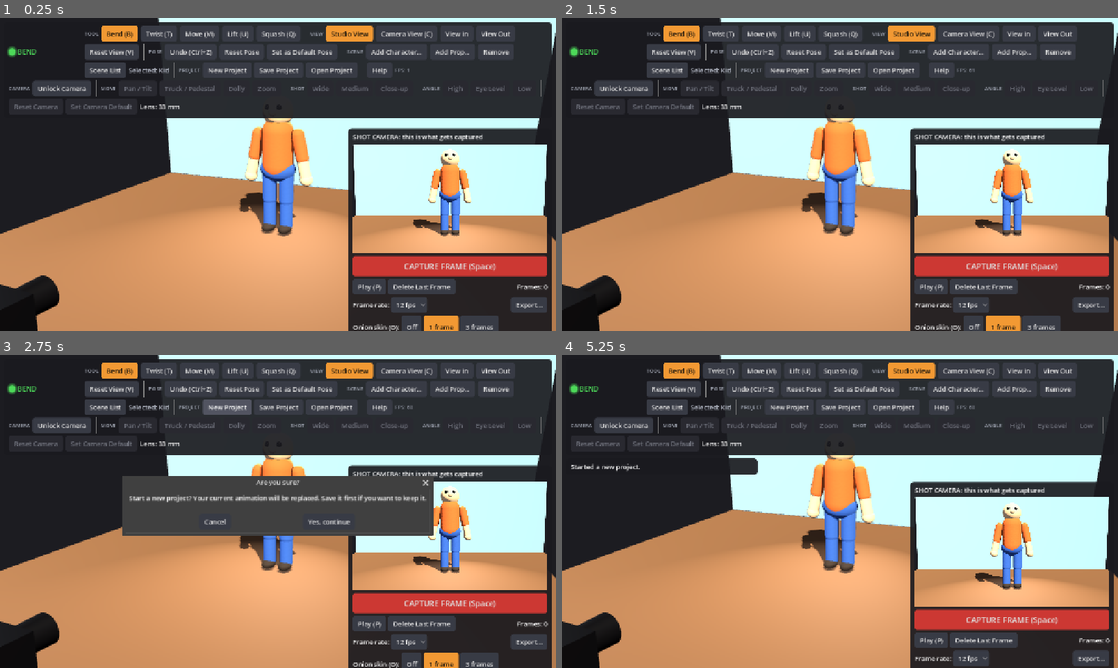
Above: before the commit, frames 1-4 (two rows, left to right).
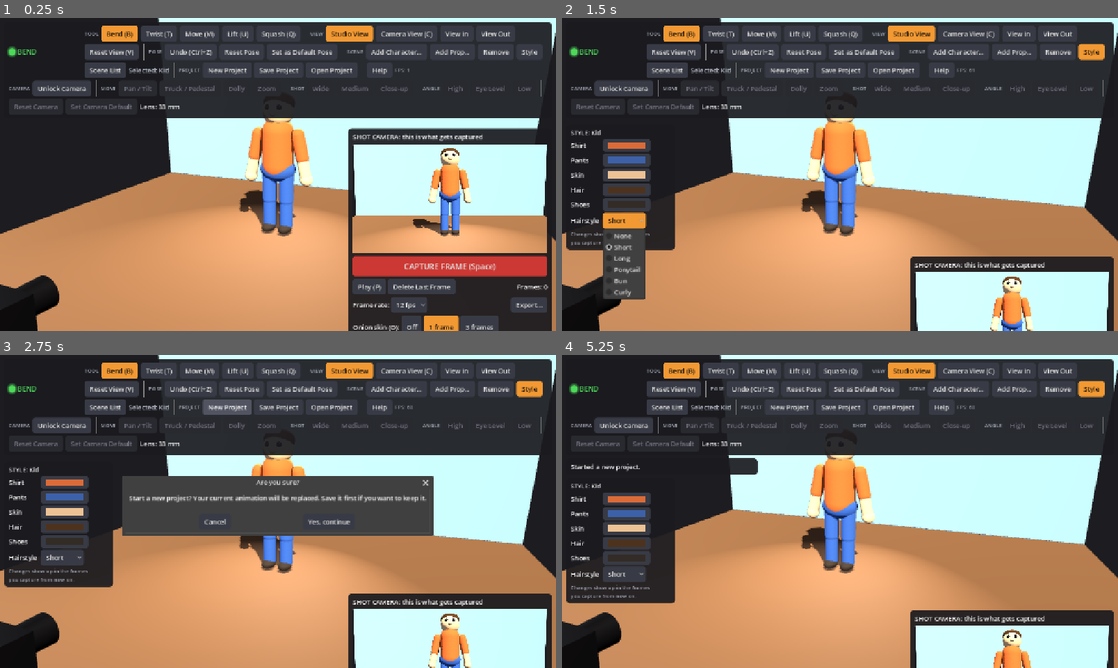
Above: after the commit, the same moments.

Repository: twalsh95/virtual-claymation-studio
Game: Godot game, scene res://scenes/main.tscn
Two runs of this game, one before a commit and one after it. Both use one fixed random seed, a clock stepped at 60 frames per second and the inputs below.
Inputs (mouse positions are in pixels of both pictures, inside the frame that each line leads up to):
- Up to frame 1 (0.25 s): no input
- Up to frame 2 (1.5 s): click (1090, 52) at 0.5 s, where only the run after the commit has a clickable "Style"; click (623, 221) at 1.25 s, where only the run after the commit has a clickable "Short"
- Up to frame 3 (2.75 s): click "New Project" at 2 s
- Up to frame 4 (5.25 s): click "New Project" at 2.75 s; click (928, 624) at 3.5 s, where only the run before the commit has a clickable "Play (P)"; click (928, 624) at 4.25 s, where only the run before the commit has a clickable "Play (P)"; click "Yes, continue" at 5 s

The runs differ from the first frame. In frame 1, 0.1% of the frame differs, in the area x 43-97%, y 10-65%; in frame 2, 22%, in the area x 0-100%, y 8-100%; in frame 3, 20%; in frame 4, 21%.

Commit message:
Work in progress

Diff:
--- a/Godot project/scripts/studio.gd
+++ b/Godot project/scripts/studio.gd
@@ -38,6 +38,16 @@
 	"ball": "Ball", "box": "Box", "goal": "Goal", "marker": "Floor Marker", "table": "Table",
 	"chair": "Chair", "cone": "Cone", "can": "Can", "plank": "Plank", "rock": "Rock",
 }
+const HAIR_STYLES := {"none": "None", "short": "Short", "long": "Long", "ponytail": "Ponytail", "bun": "Bun", "curly": "Curly"}
+# Ready-made clay colors shown first in every color picker, including a range of skin tones.
+const CLAY_PALETTE := [
+	Color(0.86, 0.2, 0.18), Color(0.95, 0.5, 0.15), Color(0.98, 0.82, 0.2), Color(0.6, 0.8, 0.25),
+	Color(0.25, 0.6, 0.32), Color(0.15, 0.6, 0.6), Color(0.45, 0.72, 0.92), Color(0.22, 0.38, 0.75),
+	Color(0.52, 0.3, 0.68), Color(0.95, 0.55, 0.7), Color(0.5, 0.32, 0.18), Color(0.82, 0.68, 0.48),
+	Color(0.95, 0.95, 0.92), Color(0.55, 0.55, 0.55), Color(0.1, 0.1, 0.11),
+	Color(0.98, 0.85, 0.72), Color(0.93, 0.76, 0.58), Color(0.8, 0.6, 0.45), Color(0.62, 0.43, 0.3),
+	Color(0.45, 0.3, 0.2), Color(0.3, 0.2, 0.14),
+]
 # Where new characters and props appear, first free spot wins.
 const SPAWN_SPOTS := [
 	Vector3(0, 0, 0), Vector3(1.0, 0, 0.4), Vector3(-1.0, 0, 0.4), Vector3(1.8, 0, -0.3),
@@ -163,6 +173,9 @@
 var selected_label: Label
 var scene_list_panel: PanelContainer
 var scene_list_box: VBoxContainer
+var style_panel: PanelContainer
+var style_box: VBoxContainer
+var style_panel_for := ""           # id of the figure the Style panel is showing.
 
 # Frame rate and export.
 var playback_fps := DEFAULT_FPS
@@ -343,12 +356,13 @@
 		"id": id, "type": type, "kind": "character" if is_character else "prop", "name": label,
 		"root": root, "body": null, "parts": [], "center": Vector3.ZERO, "height": 1.0,
 		"torso": null, "head": null, "head_center": Vector3.ZERO, "squash": 1.0, "rest_squash": 1.0,
+		"slots": {}, "colors": {}, "hair": "",
 	}
 	figures.append(figure)
 
 	match type:
 		"kid":
-			_build_humanoid(figure, 1.0, Color(0.86, 0.42, 0.22), Color(0.24, 0.38, 0.66), Color(0.93, 0.76, 0.58), "", Color.BLACK)
+			_build_humanoid(figure, 1.0, Color(0.86, 0.42, 0.22), Color(0.24, 0.38, 0.66), Color(0.93, 0.76, 0.58), "short", Color(0.3, 0.2, 0.12))
 		"man":
 			_build_humanoid(figure, 1.18, Color(0.25, 0.55, 0.35), Color(0.25, 0.25, 0.3), Color(0.8, 0.6, 0.45), "short", Color(0.25, 0.17, 0.1), 1.12)
 		"woman":
@@ -422,12 +436,15 @@
 	_add_sphere(head_part, head, Vector3(0, 0.19 * k, 0.2 * k), 0.045 * k, Vector3.ONE, skin)
 	_add_eye(head, Vector3(0.075 * k, 0.25 * k, 0.165 * k), 0.035 * k)
 	_add_eye(head, Vector3(-0.075 * k, 0.25 * k, 0.165 * k), 0.035 * k)
-	match hair_style:
-		"short":
-			_add_sphere(head_part, head, Vector3(0, 0.3 * k, -0.05 * k), 0.19 * k, Vector3(1.08, 0.75, 1.05), hair)
-		"long":
-			_add_sphere(head_part, head, Vector3(0, 0.3 * k, -0.05 * k), 0.19 * k, Vector3(1.1, 0.78, 1.08), hair)
-			_add_limb(head_part, head, Vector3(0, 0.25 * k, -0.11 * k), Vector3(0, 0.0, -0.13 * k), 0.15 * k, hair)
+	# Hair lives in its own node so the hairstyle can be swapped later.
+	var hair_node := Node3D.new()
+	hair_node.name = "Hair"
+	head.add_child(hair_node)
+	figure["k"] = k
+	figure["head_part"] = head_part
+	figure["hair_node"] = hair_node
+	figure["hair"] = hair_style
+	_build_hair(figure, hair_style, hair)
 
 	figure["torso"] = torso
 	figure["head"] = head
@@ -456,19 +473,25 @@
 		_add_limb(shin, knee, Vector3.ZERO, Vector3(0, -0.36 * k, 0), 0.09 * k, pants)
 		_add_sphere(shin, knee, Vector3(0, -0.4 * k, 0.05 * k), 0.1 * k, Vector3(0.9, 0.55, 1.4), shoes)
 
-
-## Four-legged animals: Dog, Cat. The body runs front-to-back; each leg has two parts.
+	_register_slots(figure, {"Shirt": shirt, "Pants": pants, "Skin": skin, "Hair": hair, "Shoes": shoes})
+
+
+## Four-legged animals: Dog, Cat. The body runs front-to-back in two sections (hips and chest)
+## joined in the middle, so the back can arch, curl, and twist. Each leg has two parts.
 func _build_quadruped(figure: Dictionary, length: float, height: float, fur: Color, muzzle: Color, ears: Color, ear_style: String, tall_tail: bool) -> void:
 	var root: Node3D = figure["root"]
 	var r := height * 0.42
 	var leg := height * 0.4
 
-	var body := _make_joint(root, "Body", Vector3(0, height, 0), Vector3.ZERO)
-	var body_part := _new_part(figure, "Body (whole body)", body)
-	_add_limb(body_part, body, Vector3(0, 0, -length * 0.5), Vector3(0, 0, length * 0.5), r, fur)
+	var body := _make_joint(root, "Hips", Vector3(0, height, 0), Vector3.ZERO)
+	var body_part := _new_part(figure, "Hips (whole body)", body)
+	_add_limb(body_part, body, Vector3.ZERO, Vector3(0, 0, -length * 0.5), r, fur)
+	var chest := _make_joint(body, "Chest", Vector3.ZERO, Vector3.ZERO)
+	var chest_part := _new_part(figure, "Chest", chest)
+	_add_limb(chest_part, chest, Vector3.ZERO, Vector3(0, 0, length * 0.5), r * 1.05, fur)
 
 	var hr := r * 0.95
-	var head := _make_joint(body, "Head", Vector3(0, r * 0.6, length * 0.5), Vector3.ZERO)
+	var head := _make_joint(chest, "Head", Vector3(0, r * 0.6, length * 0.5), Vector3.ZERO)
 	var head_part := _new_part(figure, "Head", head)
 	head_part["tip"] = Vector3(0, hr * 0.7, hr * 1.5)
 	_add_sphere(head_part, head, Vector3(0, hr * 0.7, hr * 0.5), hr, Vector3.ONE, fur)
@@ -482,7 +505,7 @@
 			_add_sphere(head_part, head, Vector3(hr * 0.85 * s, hr * 0.85, hr * 0.35), hr * 0.42, Vector3(0.45, 1.25, 0.8), ears)
 		else:
 			_add_cone(head_part, head, Vector3(hr * 0.55 * s, hr * 1.55, hr * 0.4), hr * 0.32, hr * 0.6, ears)
-	figure["torso"] = body
+	figure["torso"] = chest
 	figure["head"] = head
 	figure["head_center"] = Vector3(0, hr * 0.7, hr * 0.5)
 	figure["height"] = height + hr * 1.6
@@ -493,7 +516,9 @@
 		for side_value in [1.0, -1.0]:
 			var s: float = side_value
 			var leg_name: String = "%s %s" % [end_name, "Left" if s > 0.0 else "Right"]
-			var hip := _make_joint(body, leg_name.replace(" ", "") + "Hip", Vector3(r * 0.55 * s, -r * 0.3, length * 0.38 * f), Vector3.ZERO)
+			# Front legs hang from the chest, back legs from the hips.
+			var leg_parent: Node3D = chest if f > 0.0 else body
+			var hip := _make_joint(leg_parent, leg_name.replace(" ", "") + "Hip", Vector3(r * 0.55 * s, -r * 0.3, length * 0.38 * f), Vector3.ZERO)
 			var upper := _new_part(figure, leg_name + " Leg", hip)
 			_add_limb(upper, hip, Vector3.ZERO, Vector3(0, -leg, 0), r * 0.32, fur)
 			var knee := _make_joint(hip, leg_name.replace(" ", "") + "Knee", Vector3(0, -leg, 0), Vector3.ZERO)
@@ -505,6 +530,8 @@
 	var tail_part := _new_part(figure, "Tail", tail)
 	var tail_end := Vector3(0, height * 0.9, -height * 0.3) if tall_tail else Vector3(0, height * 0.35, -height * 0.45)
 	_add_limb(tail_part, tail, Vector3.ZERO, tail_end, r * (0.14 if tall_tail else 0.18), fur)
+
+	_register_slots(figure, {"Fur": fur, "Muzzle": muzzle, "Ears": ears})
 
 
 ## Props are one solid piece. Their meshes sit inside a "Body" node that squashes and stretches.
@@ -568,6 +595,11 @@
 			figure["center"] = Vector3(0, 0.13, 0)
 	var center: Vector3 = figure["center"]
 	figure["height"] = maxf(center.y * 2.0, 0.3)
+	# A prop has one Color that paints every clay piece of it.
+	var materials: Array = part["materials"]
+	var first: StandardMaterial3D = materials[0]
+	figure["slots"] = {"Color": materials.duplicate()}
+	figure["colors"] = {"Color": first.albedo_color}
 
 
 func _make_joint(parent: Node3D, joint_name: String, pos: Vector3, rot_deg: Vector3) -> Node3D:
@@ -720,6 +752,186 @@
 		body.scale = _squash_scale(amount)
 
 
+## Groups a figure's clay materials by what they paint (Shirt, Skin, Fur, ...), using the colors it was built with.
+func _register_slots(figure: Dictionary, slot_colors: Dictionary) -> void:
+	var slots := {}
+	for slot in slot_colors:
+		slots[slot] = []
+	for part in figure["parts"]:
+		for mat_value in part["materials"]:
+			var mat: StandardMaterial3D = mat_value
+			for slot in slot_colors:
+				if mat.albedo_color.is_equal_approx(slot_colors[slot]):
+					slots[slot].append(mat)
+					break
+	figure["slots"] = slots
+	figure["colors"] = slot_colors.duplicate()
+
+
+func _set_figure_color(figure: Dictionary, slot: String, color: Color) -> void:
+	var slots: Dictionary = figure["slots"]
+	if not slots.has(slot):
+		return
+	figure["colors"][slot] = color
+	for mat_value in slots[slot]:
+		var mat: StandardMaterial3D = mat_value
+		mat.albedo_color = color
+
+
+## Builds one hairstyle inside the head's Hair node. Hair is part of the head, so it moves with it.
+func _build_hair(figure: Dictionary, style: String, color: Color) -> void:
+	var k: float = figure["k"]
+	var head_part: Dictionary = figure["head_part"]
+	var hair_node: Node3D = figure["hair_node"]
+	match style:
+		"short":
+			_add_sphere(head_part, hair_node, Vector3(0, 0.3 * k, -0.05 * k), 0.19 * k, Vector3(1.08, 0.75, 1.05), color)
+		"long":
+			_add_sphere(head_part, hair_node, Vector3(0, 0.3 * k, -0.04 * k), 0.2 * k, Vector3(1.12, 0.8, 1.1), color)
+			# Hair falls on both sides of the face to the shoulders, so it reads as long from the front.
+			for lock_side in [1.0, -1.0]:
+				var ls: float = lock_side
+				_add_limb(head_part, hair_node, Vector3(0.17 * k * ls, 0.27 * k, -0.03 * k), Vector3(0.19 * k * ls, -0.06 * k, -0.06 * k), 0.065 * k, color)
+			# The back of the hair falls past the shoulders.
+			_add_limb(head_part, hair_node, Vector3(0, 0.26 * k, -0.12 * k), Vector3(0, -0.14 * k, -0.2 * k), 0.15 * k, color)
+		"ponytail":
+			_add_sphere(head_part, hair_node, Vector3(0, 0.3 * k, -0.05 * k), 0.19 * k, Vector3(1.08, 0.75, 1.05), color)
+			_add_sphere(head_part, hair_node, Vector3(0, 0.29 * k, -0.2 * k), 0.06 * k, Vector3.ONE, color)
+			_add_limb(head_part, hair_node, Vector3(0, 0.27 * k, -0.24 * k), Vector3(0, 0.02 * k, -0.3 * k), 0.07 * k, color)
+		"bun":
+			_add_sphere(head_part, hair_node, Vector3(0, 0.3 * k, -0.05 * k), 0.19 * k, Vector3(1.08, 0.75, 1.05), color)
+			_add_sphere(head_part, hair_node, Vector3(0, 0.43 * k, -0.12 * k), 0.1 * k, Vector3.ONE, color)
+		"curly":
+			_add_sphere(head_part, hair_node, Vector3(0, 0.33 * k, -0.1 * k), 0.25 * k, Vector3(1.1, 0.85, 1.0), color)
+	# When restyling later, the new hair joins the Hair color slot.
+	var slots: Dictionary = figure["slots"]
+	if slots.has("Hair"):
+		for child in hair_node.get_children():
+			var mi := child as MeshInstance3D
+			if mi != null and not slots["Hair"].has(mi.material_override):
+				slots["Hair"].append(mi.material_override)
+
+
+## Swaps a person's hairstyle, keeping the hair color.
+func _set_hair(figure: Dictionary, style: String) -> void:
+	if not figure.has("hair_node") or figure["hair"] == style:
+		return
+	var head_part: Dictionary = figure["head_part"]
+	var hair_node: Node3D = figure["hair_node"]
+	var slots: Dictionary = figure["slots"]
+	var head_materials: Array = head_part["materials"]
+	for child in hair_node.get_children():
+		var mi := child as MeshInstance3D
+		if mi != null:
+			head_materials.erase(mi.material_override)
+			if slots.has("Hair"):
+				slots["Hair"].erase(mi.material_override)
+	var kept_shapes: Array = []
+	for shape in head_part["shapes"]:
+		var shape_mesh: Node = shape[0]
+		if shape_mesh.get_parent() != hair_node:
+			kept_shapes.append(shape)
+	head_part["shapes"] = kept_shapes
+	for child in hair_node.get_children():
+		child.free()
+	figure["hair"] = style
+	_build_hair(figure, style, figure["colors"].get("Hair", Color(0.2, 0.15, 0.1)))
+
+
+func _figure_style(figure: Dictionary) -> Dictionary:
+	return {"colors": (figure["colors"] as Dictionary).duplicate(), "hair": figure["hair"]}
+
+
+func _apply_style(figure: Dictionary, style: Dictionary) -> void:
+	var colors: Dictionary = style.get("colors", {})
+	for slot in colors:
+		var current: Color = figure["colors"].get(slot, Color.BLACK)
+		var wanted: Color = colors[slot]
+		if not current.is_equal_approx(wanted):
+			_set_figure_color(figure, str(slot), wanted)
+	var hair := str(style.get("hair", ""))
+	if hair != "" and figure.has("hair_node"):
+		_set_hair(figure, hair)
+
+
+## The Style panel: color buttons for the selected figure, and a hairstyle menu for people.
+func _refresh_style_panel(force: bool = false) -> void:
+	if style_box == null or not style_panel.visible:
+		return
+	var showing := "" if selected_figure.is_empty() else str(selected_figure["id"])
+	if showing == style_panel_for and not force:
+		return
+	style_panel_for = showing
+	for child in style_box.get_children():
+		child.queue_free()
+	if selected_figure.is_empty():
+		var hint := Label.new()
+		hint.text = "Click a character or prop\nto change how it looks."
+		style_box.add_child(hint)
+		return
+	var figure := selected_figure
+	var title := Label.new()
+	title.text = "STYLE: %s" % figure["name"]
+	title.add_theme_font_size_override("font_size", 14)
+	style_box.add_child(title)
+	var colors: Dictionary = figure["colors"]
+	for slot_value in colors:
+		var slot := str(slot_value)
+		var row := HBoxContainer.new()
+		var label := Label.new()
+		label.text = slot
+		label.custom_minimum_size = Vector2(70, 0)
+		row.add_child(label)
+		var button := ColorPickerButton.new()
+		button.color = colors[slot]
+		button.edit_alpha = false
+		button.custom_minimum_size = Vector2(110, 30)
+		button.focus_mode = Control.FOCUS_NONE
+		button.tooltip_text = "Pick a %s color." % slot.to_lower()
+		_setup_color_picker(button)
+		button.pressed.connect(_push_undo)
+		button.color_changed.connect(func(c: Color) -> void: _set_figure_color(figure, slot, c))
+		row.add_child(button)
+		style_box.add_child(row)
+	if figure.has("hair_node"):
+		var hair_row := HBoxContainer.new()
+		var hair_label := Label.new()
+		hair_label.text = "Hairstyle"
+		hair_label.custom_minimum_size = Vector2(70, 0)
+		hair_row.add_child(hair_label)
+		var hair_menu := OptionButton.new()
+		hair_menu.focus_mode = Control.FOCUS_NONE
+		hair_menu.tooltip_text = "Change this person's hairstyle."
+		var keys: Array = HAIR_STYLES.keys()
+		for i in keys.size():
+			hair_menu.add_item(str(HAIR_STYLES[keys[i]]), i)
+		hair_menu.select(keys.find(figure["hair"]))
+		hair_menu.item_selected.connect(func(index: int) -> void:
+			_push_undo()
+			_set_hair(figure, str(keys[index])))
+		hair_row.add_child(hair_menu)
+		style_box.add_child(hair_row)
+	var note := Label.new()
+	note.text = "Changes show up in the frames\nyou capture from now on."
+	note.add_theme_font_size_override("font_size", 12)
+	note.add_theme_color_override("font_color", Color(0.65, 0.67, 0.72))
+	style_box.add_child(note)
+
+
+## Keeps the color picker simple: the clay palette first, a color wheel, no advanced controls.
+func _setup_color_picker(button: ColorPickerButton) -> void:
+	button.get_popup().theme = ui_theme
+	var picker := button.get_picker()
+	picker.sampler_visible = false
+	picker.color_modes_visible = false
+	picker.sliders_visible = false
+	picker.hex_visible = false
+	picker.can_add_swatches = false
+	picker.presets_visible = true
+	for c in CLAY_PALETTE:
+		picker.add_preset(c)
+
+
 # ---------------------------------------------------------------- adding, removing, and the scene list
 
 func _add_figure(type: String) -> void:
@@ -745,6 +957,7 @@
 	(figure["root"] as Node3D).visible = false
 	_clear_stale_selection()
 	_refresh_scene_list()
+	_refresh_style_panel(true)
 	_flash_status("Removed %s. Undo brings it back." % figure["name"])
 
 
@@ -769,6 +982,7 @@
 func _update_selected_label() -> void:
 	if selected_label == null:
 		return
+	_refresh_style_panel()
 	selected_label.text = "Selected: none" if selected_figure.is_empty() else "Selected: %s" % selected_figure["name"]
 
 
@@ -821,7 +1035,7 @@
 				joints.append(joint.transform)
 				twists.append(part["twist"])
 		objects.append({"id": figure["id"], "type": figure["type"], "root": root.transform,
-			"joints": joints, "twists": twists, "squash": figure["squash"]})
+			"joints": joints, "twists": twists, "squash": figure["squash"], "style": _figure_style(figure)})
 	return {"objects": objects, "camera": shot_camera.global_transform, "fov": shot_camera.fov}
 
 
@@ -847,6 +1061,8 @@
 func _apply_object(figure: Dictionary, obj: Dictionary) -> void:
 	var root: Node3D = figure["root"]
 	root.transform = obj["root"]
+	if obj.has("style"):
+		_apply_style(figure, obj["style"])
 	if figure["kind"] == "character":
 		var joints: Array = obj.get("joints", [])
 		var twists: Array = obj.get("twists", [])
@@ -2182,6 +2398,12 @@
 	flow.add_child(_make_menu_button("Add Character", "Add a person or animal to the scene.", CHARACTER_TYPES, _add_figure))
 	flow.add_child(_make_menu_button("Add Prop", "Add an object to the scene.", PROP_TYPES, _add_figure))
 	_add_button(flow, "Remove", "Take the selected character or prop (the last one you clicked) out of the scene. (Delete)", _remove_selected)
+	var style_button := _make_button("Style", "Change colors (and hairstyles for people) on the selected character or prop.")
+	style_button.toggle_mode = true
+	style_button.toggled.connect(func(on: bool) -> void:
+		style_panel.visible = on
+		_refresh_style_panel(true))
+	flow.add_child(style_button)
 	var list_button := _make_button("Scene List", "Show everything in the scene.")
 	list_button.toggle_mode = true
 	list_button.toggled.connect(func(on: bool) -> void: scene_list_panel.visible = on)
@@ -2284,6 +2506,7 @@
 		+ "Hover over any button to see what it does.\n" \
 		+ "The light at the top left shows your mode: green Bend, yellow Twist, purple Move, white Lift, pink Squash, red Camera.\n" \
 		+ "Add Character and Add Prop put new things in the scene. Click something to select it; Remove takes it out.\n" \
+		+ "Style changes colors, and hairstyles for people, on whatever is selected.\n" \
 		+ "Bend and Twist work on props too. Lift raises anything off the table. Squash stretches and flattens props.\n" \
 		+ "Hover over a character or prop: the part you'd grab glows.\n" \
 		+ "Drag empty space, right-drag, or use arrow keys to look around (Studio View).\n" \
@@ -2309,6 +2532,16 @@
 	list_column.add_child(list_title)
 	scene_list_box = VBoxContainer.new()
 	list_column.add_child(scene_list_box)
+
+	# ---- Style panel (hidden until Style is pressed).
+	style_panel = PanelContainer.new()
+	style_panel.visible = false
+	style_panel.mouse_filter = Control.MOUSE_FILTER_STOP
+	style_panel.size_flags_horizontal = Control.SIZE_SHRINK_BEGIN
+	column.add_child(style_panel)
+	style_box = VBoxContainer.new()
+	style_box.custom_minimum_size = Vector2(230, 0)
+	style_panel.add_child(style_box)
 
 	var spacer := Control.new()
 	spacer.size_flags_vertical = Control.SIZE_EXPAND_FILL
Not shown, added: docs/index.apple-touch-icon.png
Not shown, added: docs/index.audio.position.worklet.js
Not shown, added: docs/index.audio.worklet.js
Not shown, added: docs/index.icon.png
Not shown, added: docs/index.js
Not shown, added: docs/index.pck
Not shown, added: docs/index.png
Not shown, added: docs/index.wasm
